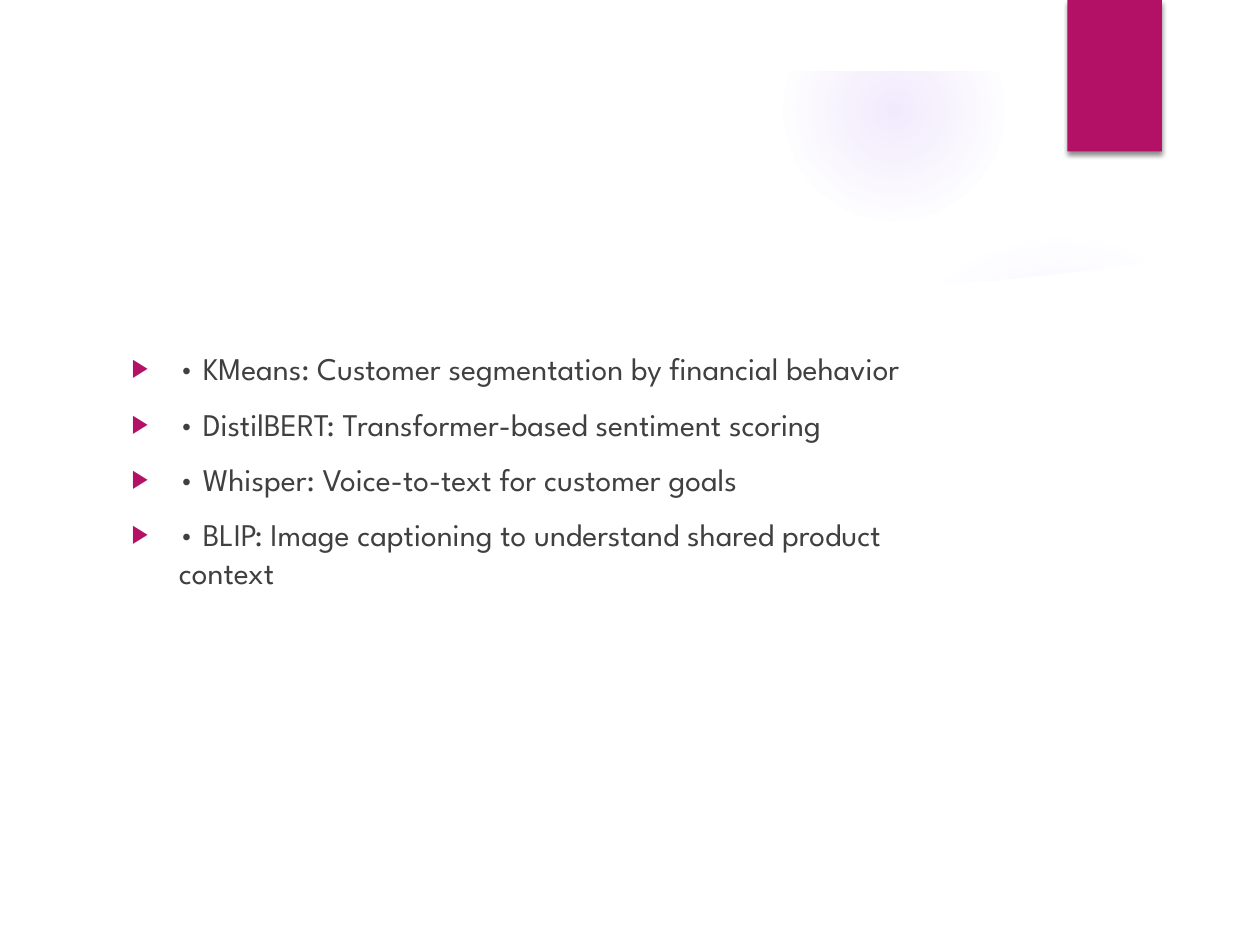
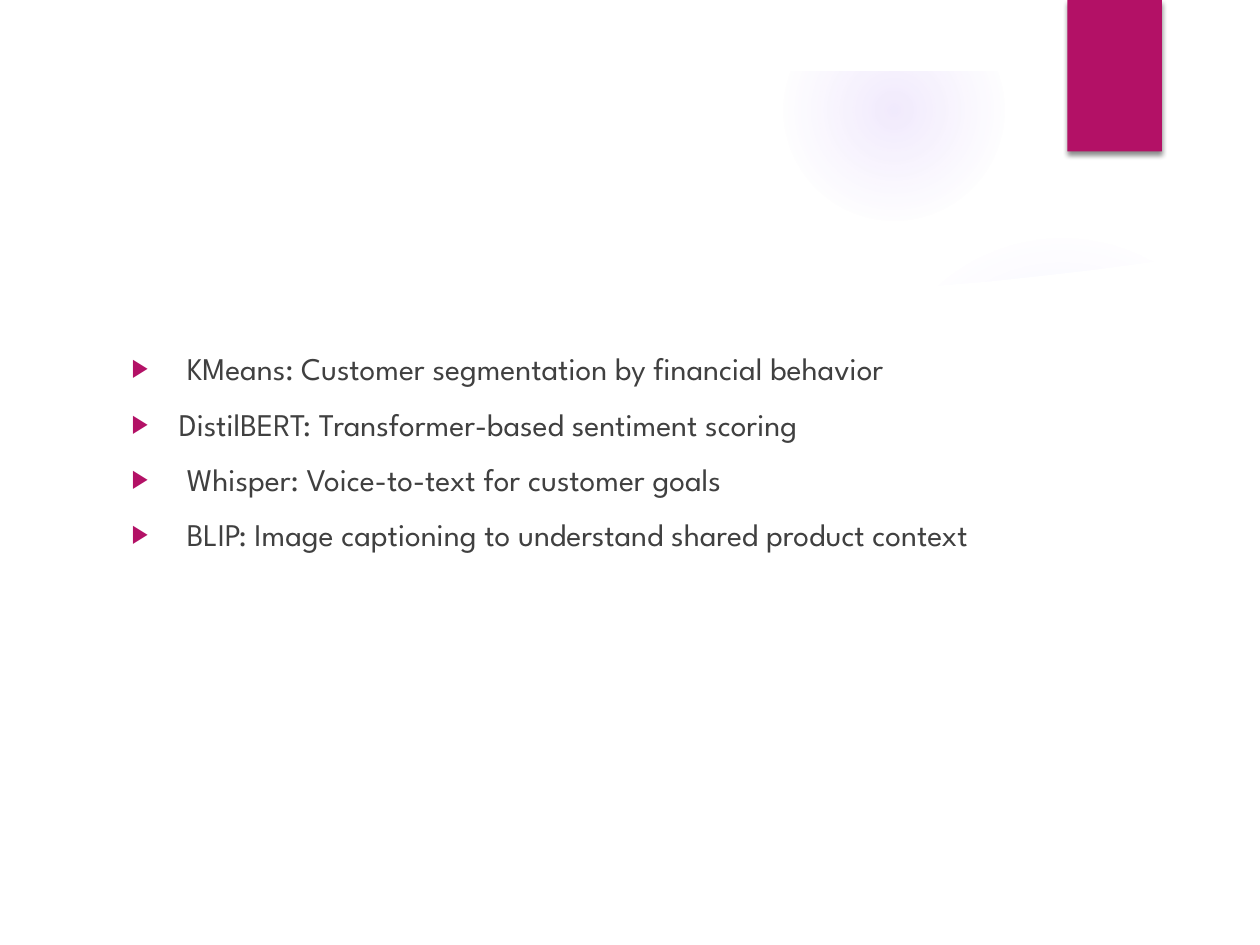
Before and after one commit to ewfx/aidhp-atificial-ai-agents, a slide deck: slide 5 of artifacts/arch/AI_Hyperpersonalization_Presentation_AtificalAIAgents.pptx. Drawn at 1260x945 pixels with LibreOffice and Linux fonts; fonts in the diff are those of the drawing; background and template pictures are left out. Boxes give left, top, right and bottom in pixels: in the first picture for what was removed or moved away, otherwise in the second. Text is boxed around its words. In the diff, an @@ line names an element or a change of style, - is before the commit and + after.

```diff
--- a/artifacts/arch/AI_Hyperpersonalization_Presentation_AtificalAIAgents.pptx
+++ b/artifacts/arch/AI_Hyperpersonalization_Presentation_AtificalAIAgents.pptx
@@ text at (x1=179, y1=358, x2=967, y2=553): text changed @@
-▶ • KMeans: Customer segmentation by financial behavior
-▶ • DistilBERT: Transformer-based sentiment scoring
-▶ • Whisper: Voice-to-text for customer goals
-▶ • BLIP: Image captioning to understand shared product context
+▶ KMeans: Customer segmentation by financial behavior
+▶ DistilBERT: Transformer-based sentiment scoring
+▶ Whisper: Voice-to-text for customer goals
+▶ BLIP: Image captioning to understand shared product context
```
Also in this commit, not shown: 9 other slides changed, 1 other file.
